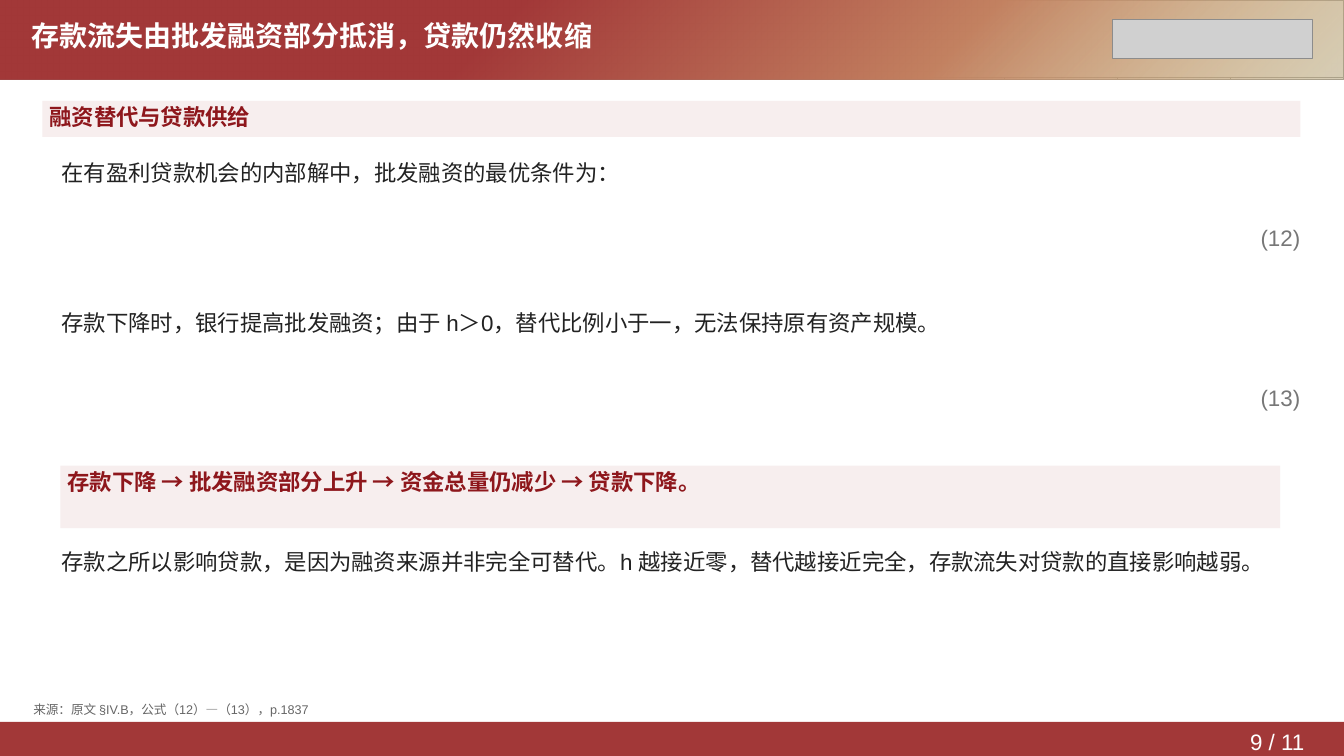
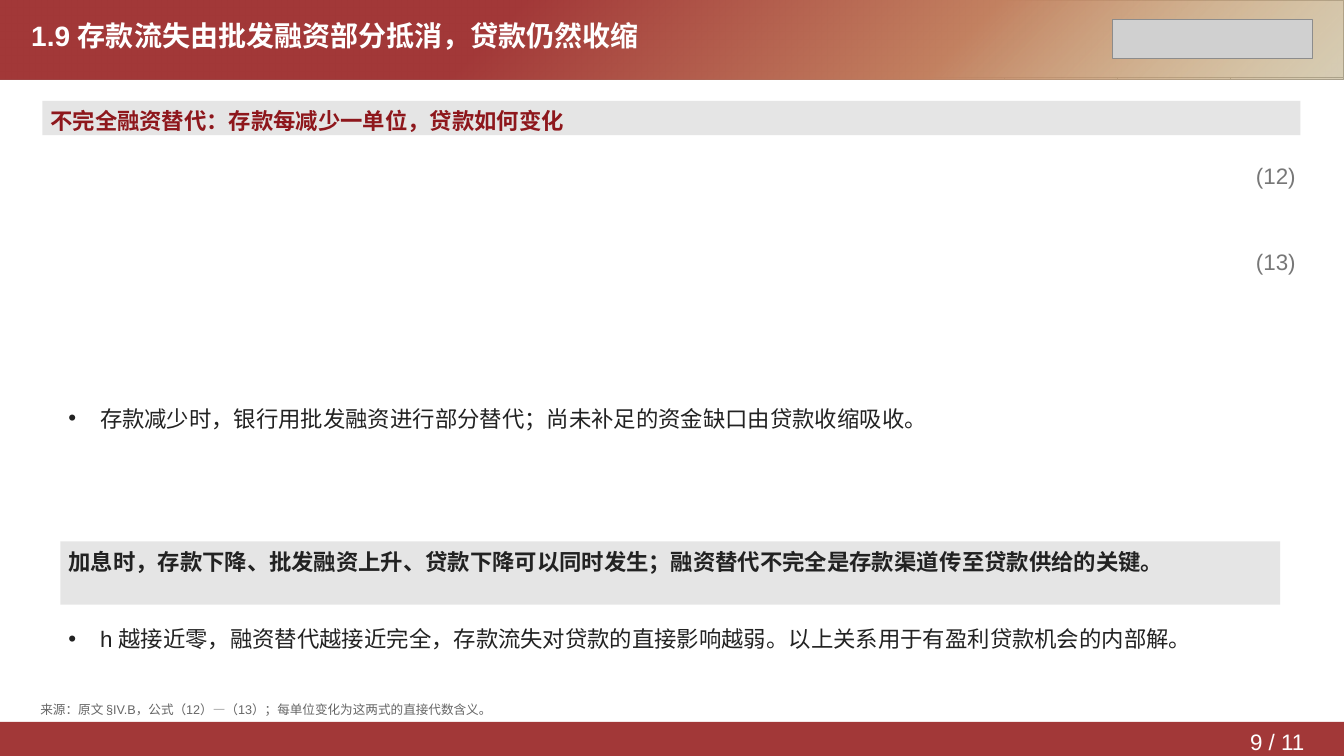
Before and after one commit to Yutingee/trial, a slide deck: slide 9 of deliverables/DepositsChannel-Model.pptx. Drawn at 1344x756 pixels with LibreOffice and Linux fonts; fonts in the diff are those of the drawing; grey boxes stand for pictures. Boxes give left, top, right and bottom in pixels: in the first picture for what was removed or moved away, otherwise in the second. Text is boxed around its words. In the diff, an @@ line names an element or a change of style, - is before the commit and + after.

```diff
--- a/deliverables/DepositsChannel-Model.pptx
+++ b/deliverables/DepositsChannel-Model.pptx
@@ text at (x1=31, y1=22, x2=639, y2=50): text changed @@
-存款流失由批发融资部分抵消，贷款仍然收缩
+1.9 存款流失由批发融资部分抵消，贷款仍然收缩
@@ rectangle "不完全融资替代：存款每减少一单位，贷款如何变化" at (x1=42, y1=101, x2=1301, y2=135): fill #F7EEEE to #E5E5E5 @@
@@ text in rectangle at (x1=50, y1=109, x2=563, y2=132): text changed @@
-融资替代与贷款供给
+不完全融资替代：存款每减少一单位，贷款如何变化
@@ text removed at (x1=61, y1=162, x2=620, y2=183) @@
-在有盈利贷款机会的内部解中，批发融资的最优条件为：
@@ text "(12)" moved from (x1=1261, y1=230, x2=1301, y2=251) to (x1=1256, y1=168, x2=1296, y2=189) @@
@@ text "(12)" at (x1=1256, y1=168, x2=1296, y2=189): alignment right to left; line spacing 1.05 to 1.15 @@
@@ text "(13)" at (x1=1256, y1=254, x2=1296, y2=275): alignment right to left; line spacing 1.05 to 1.15 @@
@@ text "(13)" moved from (x1=1261, y1=390, x2=1301, y2=411) to (x1=1256, y1=254, x2=1296, y2=275) @@
@@ text at (x1=100, y1=408, x2=927, y2=431): text changed @@
-存款下降时，银行提高批发融资；由于 h＞0，替代比例小于一，无法保持原有资产规模。
+• 存款减少时，银行用批发融资进行部分替代；尚未补足的资金缺口由贷款收缩吸收。
@@ rectangle "加息时，存款下降、批发融资上升、贷款下降可以同时发生；融资替代不完全是存款渠道传至贷款供给的关键。" at (x1=60, y1=541, x2=1280, y2=605): fill #F7EEEE to #E5E5E5 @@
@@ rectangle "加息时，存款下降、批发融资上升、贷款下降可以同时发生；融资替代不完全是存款渠道传至贷款供给的关键。" moved from (x1=60, y1=466, x2=1280, y2=528) to (x1=60, y1=541, x2=1280, y2=605) @@
@@ text in rectangle at (x1=68, y1=551, x2=1163, y2=574): text changed; text colour #8E171C to #222222 @@
-存款下降 → 批发融资部分上升 → 资金总量仍减少 → 贷款下降。
+加息时，存款下降、批发融资上升、贷款下降可以同时发生；融资替代不完全是存款渠道传至贷款供给的关键。
@@ text at (x1=100, y1=628, x2=1191, y2=649): text changed @@
-存款之所以影响贷款，是因为融资来源并非完全可替代。h 越接近零，替代越接近完全，存款流失对贷款的直接影响越弱。
+• h 越接近零，融资替代越接近完全，存款流失对贷款的直接影响越弱。以上关系用于有盈利贷款机会的内部解。
@@ text at (x1=40, y1=703, x2=491, y2=716): text changed @@
-来源：原文 §IV.B，公式（12）—（13），p.1837
+来源：原文 §IV.B，公式（12）—（13）；每单位变化为这两式的直接代数含义。
```
Also in this commit, not shown: 10 other slides changed, 3 other files.
